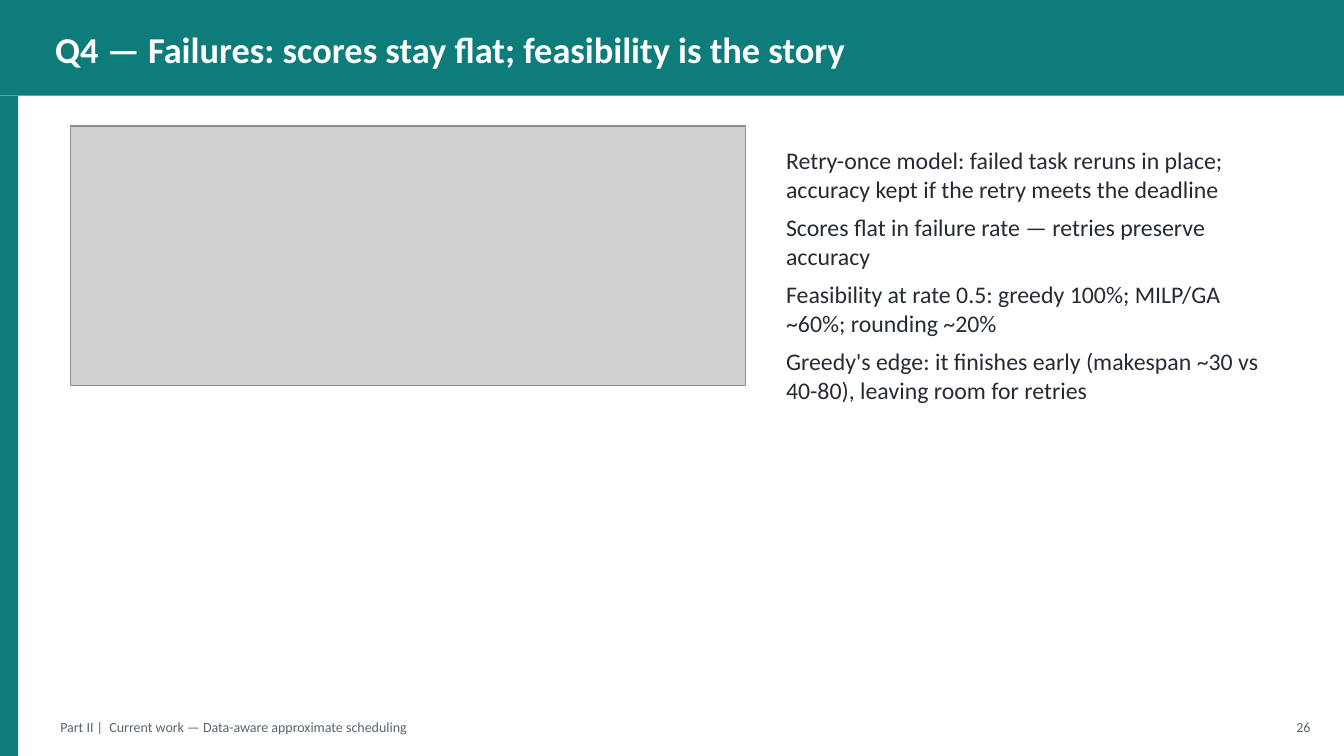
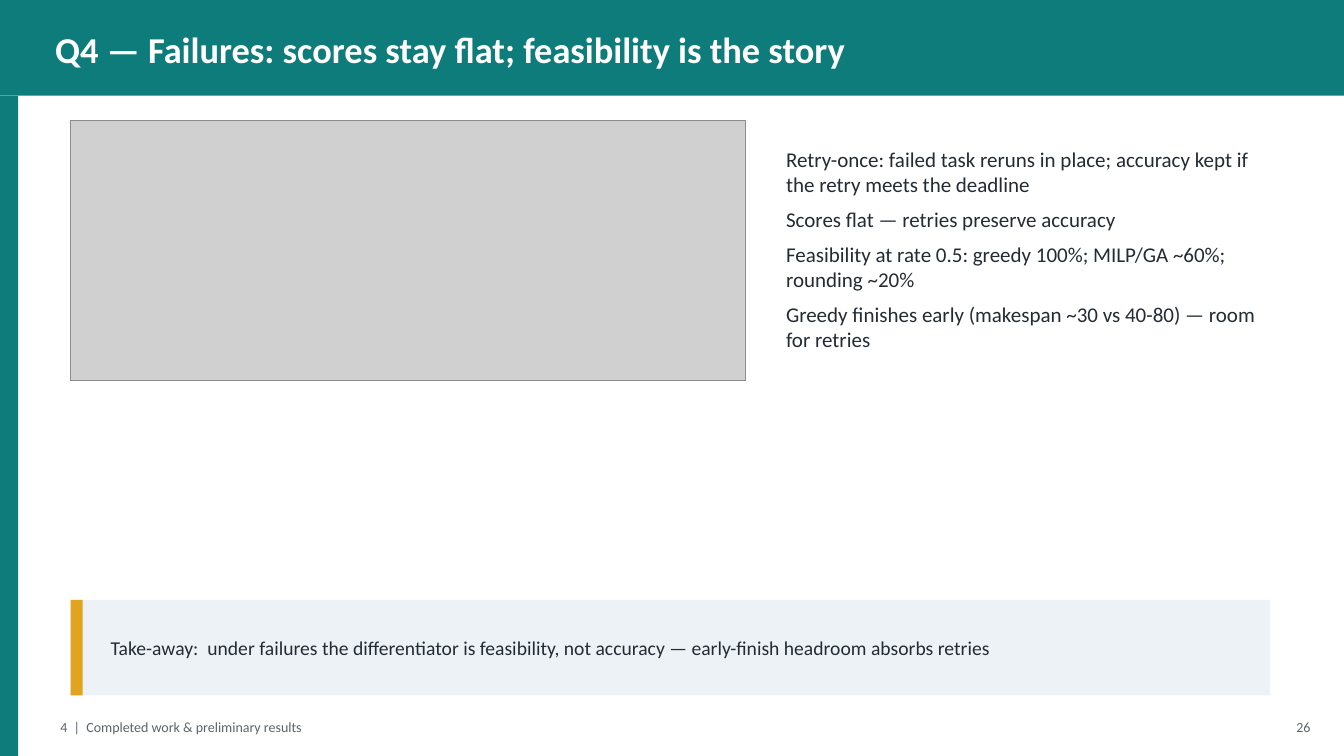
Before and after one commit to gayanigupta/data-aware-scheduling, a slide deck: slide 27 of slides/data-aware-scheduling.pptx. Drawn at 1344x756 pixels with LibreOffice and Linux fonts; fonts in the diff are those of the drawing; grey boxes stand for pictures. Boxes give left, top, right and bottom in pixels: in the first picture for what was removed or moved away, otherwise in the second. Text is boxed around its words. In the diff, an @@ line names an element or a change of style, - is before the commit and + after.

```diff
--- a/slides/data-aware-scheduling.pptx
+++ b/slides/data-aware-scheduling.pptx
@@ picture: place and size @@
-picture at box(71, 126, 746, 386)
+picture at box(71, 121, 746, 381)
@@ text at box(786, 152, 1248, 231): text changed; size 17 to 15 pt @@
-Retry-once model: failed task reruns in place; accuracy kept if the retry meets the deadline
-Scores flat in failure rate — retries preserve accuracy
+Retry-once: failed task reruns in place; accuracy kept if the retry meets the deadline
+Scores flat — retries preserve accuracy
@@ text at box(786, 247, 1225, 291): size 17 to 15 pt in "Feasibility at rate 0.5: greedy 100%; MILP/GA ..." @@
@@ text at box(786, 307, 1255, 347): text changed; size 17 to 15 pt @@
-Greedy's edge: it finishes early (makespan ~30 vs 40-80), leaving room for retries
+Greedy finishes early (makespan ~30 vs 40-80) — room for retries
@@ rectangle added at box(71, 600, 1270, 696), fill #EDF2F7 @@
@@ rectangle added at box(71, 600, 83, 696), fill #E0A41E @@
@@ text added at box(111, 641, 990, 658), 14 pt, text #232B33 @@
+Take-away: under failures the differentiator is feasibility, not accuracy — early-finish headroom absorbs retries
@@ text at box(60, 722, 302, 734): text changed @@
-Part II | Current work — Data-aware approximate scheduling
+4 | Completed work & preliminary results
```
Also in this commit, not shown: 20 other slides changed, 24 slides added, 22 slides removed, 2 other files.
